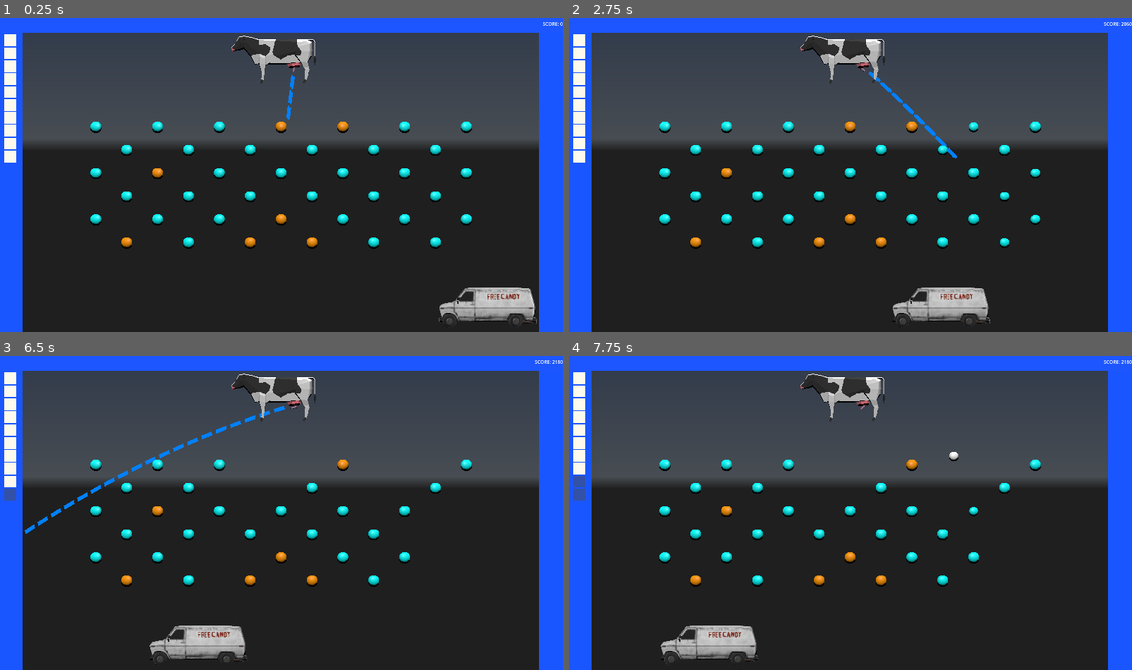
Above: before the commit, frames 1-4 (two rows, left to right).
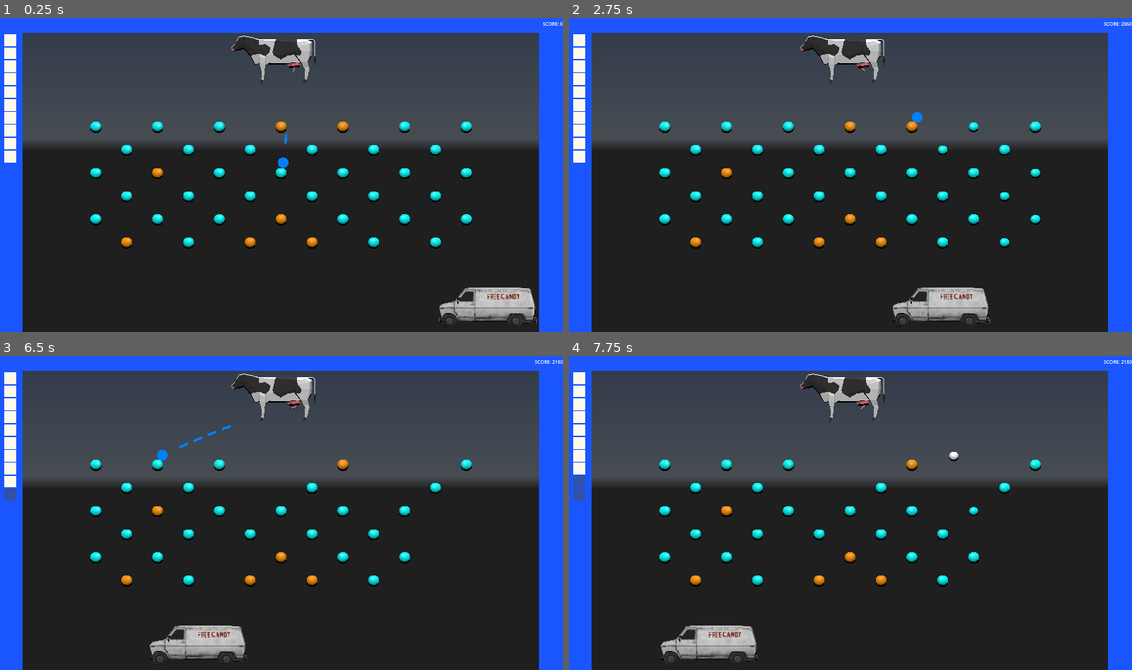
Above: after the commit, the same moments.

Repository: Temia116/Milke-2--Into-the-third-dimension
Game: Godot game, scene res://scenes/node_3d.tscn
Same seed, same stepped clock (60 frames per second), same inputs: the game is played once before the commit and once after it. A sky picture missing from this copy of the repository is replaced by a grey-blue gradient. Video files are missing from this copy of the repository; at most half a second of black plays in their place.
Inputs (mouse positions are in pixels of both pictures, inside the frame that each line leads up to):
- Up to frame 1 (0.25 s): no input
- Up to frame 2 (2.75 s): move the mouse to (974, 159) at 0.52 s; click (974, 159) at 0.67 s; move the mouse to (737, 190) at 1.27 s; click (737, 190) at 1.42 s; move the mouse to (906, 102) at 2.02 s; click (906, 102) at 2.17 s
- Up to frame 3 (6.5 s): move the mouse to (253, 575) at 2.77 s; click (253, 575) at 2.92 s; move the mouse to (450, 560) at 3.52 s; click (450, 560) at 3.67 s; move the mouse to (112, 462) at 4.27 s; click (112, 462) at 4.42 s; move the mouse to (309, 513) at 5.02 s; click (309, 513) at 5.17 s; move the mouse to (197, 431) at 5.77 s; click (197, 431) at 5.92 s
- Up to frame 4 (7.75 s): move the mouse to (974, 497) at 6.52 s; click (974, 497) at 6.67 s; move the mouse to (737, 528) at 7.27 s; click (737, 528) at 7.42 s

The runs differ from the first frame. In frame 1, 0.1% of the frame differs, in the area x 49-53%, y 18-48%; in frame 2, 0.2%; in frame 3, 0.5%, in the area x 4-51%, y 15-57%; in frame 4, nothing differs.

Commit message:
fart
bbaaswdasd

Diff:
--- a/WhiteBall.gd
+++ b/WhiteBall.gd
@@ -1,9 +1,13 @@
+# WhiteBall.gd
 extends RigidBody3D
 
 signal ball_exited
 
 var exited = false
 var hit_pegs = []
+var stuck_timer = 0.0
+const STUCK_THRESHOLD = 2.0  # seconds of low movement before forcing exit
+const STUCK_SPEED = 0.3      # below this speed counts as "stuck"
 
 func _ready():
 	body_entered.connect(_on_body_entered)
@@ -13,11 +17,23 @@
 		hit_pegs.append(body)
 		body.on_hit()
 
-func _process(_delta):
+func _process(delta):
 	if global_position.y < -20.0 and not exited:
-		exited = true
-		for peg in hit_pegs:
-			if is_instance_valid(peg):
-				peg.on_ball_exited()
-		ball_exited.emit()
-		queue_free()
+		_force_exit()
+		return
+
+	# Stuck detection
+	if linear_velocity.length() < STUCK_SPEED:
+		stuck_timer += delta
+		if stuck_timer >= STUCK_THRESHOLD and not exited:
+			_force_exit()
+	else:
+		stuck_timer = 0.0
+
+func _force_exit():
+	exited = true
+	for peg in hit_pegs:
+		if is_instance_valid(peg):
+			peg.on_ball_exited()
+	ball_exited.emit()
+	queue_free()
--- a/scenes/node_3d.gd
+++ b/scenes/node_3d.gd
@@ -17,7 +17,6 @@
 	aim_mesh = ImmediateMesh.new()
 	aim_mesh_instance = MeshInstance3D.new()
 	aim_mesh_instance.mesh = aim_mesh
-
 	var mat = StandardMaterial3D.new()
 	mat.albedo_color = Color(0.0, 0.5, 1.0)
 	mat.shading_mode = BaseMaterial3D.SHADING_MODE_UNSHADED
@@ -34,20 +33,21 @@
 	var origin = udder_spawn.global_position
 	var target = _get_cursor_world_pos()
 
-	# Force target below the udder
 	if target.y >= origin.y - 0.5:
 		target.y = origin.y - 0.5
 
 	var to_target = target - origin
-
-	# Clamp direction to a max angle from straight down
-	var max_angle_deg = 75.0
+	var max_angle_deg = 85.0
 	var down = Vector3(0, -1, 0)
 	var dir = to_target.normalized()
-	var angle = rad_to_deg(acos(dir.dot(down)))
+	var angle = rad_to_deg(acos(clamp(dir.dot(down), -1.0, 1.0)))
+
 	if angle > max_angle_deg:
-		# Lerp back toward straight down
-		dir = down.lerp(dir.normalized(), max_angle_deg / angle).normalized()
+		var axis = down.cross(dir)
+		if axis.length() < 0.001:
+			axis = Vector3(0, 0, 1)
+		axis = axis.normalized()
+		dir = down.rotated(axis, deg_to_rad(max_angle_deg))
 
 	return dir * launch_speed
 
@@ -61,10 +61,8 @@
 	if ball_scene == null:
 		push_error("No ball_scene assigned!")
 		return
-
 	can_shoot = false
 	GameManager.on_ball_lost()
-
 	var ball = ball_scene.instantiate()
 	get_tree().root.add_child(ball)
 	ball.global_position = udder_spawn.global_position
@@ -77,67 +75,70 @@
 	if not can_shoot:
 		return
 
-	var pos = udder_spawn.global_position
-	var velocity = _get_launch_velocity()
+	var sim_pos = udder_spawn.global_position
+	var sim_vel = _get_launch_velocity()
 	var gravity_vec = Vector3(0, GRAVITY * GRAVITY_SCALE, 0)
 	var space = get_world_3d().direct_space_state
-	aim_mesh.surface_begin(Mesh.PRIMITIVE_TRIANGLES)
 
-	var sim_pos = pos
-	var sim_vel = velocity
-	var sim_dt = 0.04  # smaller step = evenly spaced dots
+	var sim_dt = 0.04
 	var steps = 80
 	var dot_accum = 0.0
-	var dot_spacing = 1.0  # fixed world-space spacing
-	var pill_half_len = 0.35
-	var pill_radius = 0.12
-	var pill_segs = 6
+	var dot_spacing = 1.0
+	var pill_half_len = 0.3
+	var pill_radius = 0.08
+	var min_draw_distance = 3.5
+	var start_pos = udder_spawn.global_position
+
+	aim_mesh.surface_begin(Mesh.PRIMITIVE_TRIANGLES)
 
 	for _i in range(steps):
 		var next_pos = sim_pos + sim_vel * sim_dt + 0.5 * gravity_vec * sim_dt * sim_dt
 		sim_vel += gravity_vec * sim_dt
 
-		var query = PhysicsRayQueryParameters3D.create(sim_pos, next_pos)
-		query.collide_with_areas = true
-		query.collide_with_bodies = true
-		query.collision_mask = 1
-		var result = space.intersect_ray(query)
-		if result.size() > 0:
-			break
+		var dist_from_origin = sim_pos.distance_to(start_pos)
 
-		var seg_len = sim_pos.distance_to(next_pos)
-		dot_accum += seg_len
-		while dot_accum >= dot_spacing:
-			dot_accum -= dot_spacing
-			var frac = 1.0 - (dot_accum / seg_len)
-			var center = sim_pos.lerp(next_pos, frac)
-			var travel_dir = (next_pos - sim_pos).normalized()
-			var p0 = center - travel_dir * pill_half_len
-			var p1 = center + travel_dir * pill_half_len
-			var perp = Vector3(-travel_dir.y, travel_dir.x, 0).normalized() * pill_radius
-			aim_mesh.surface_add_vertex(p0 - perp)
-			aim_mesh.surface_add_vertex(p1 - perp)
-			aim_mesh.surface_add_vertex(p1 + perp)
-			aim_mesh.surface_add_vertex(p0 - perp)
-			aim_mesh.surface_add_vertex(p1 + perp)
-			aim_mesh.surface_add_vertex(p0 + perp)
-			for s in range(pill_segs):
-				var a0 = PI * 0.5 + PI * s / pill_segs
-				var a1 = PI * 0.5 + PI * (s + 1) / pill_segs
-				var t0 = Vector3(cos(a0), sin(a0), 0) * pill_radius
-				var t1 = Vector3(cos(a1), sin(a1), 0) * pill_radius
-				aim_mesh.surface_add_vertex(p0)
-				aim_mesh.surface_add_vertex(p0 + t0)
-				aim_mesh.surface_add_vertex(p0 + t1)
-				a0 = -PI * 0.5 + PI * s / pill_segs
-				a1 = -PI * 0.5 + PI * (s + 1) / pill_segs
-				t0 = Vector3(cos(a0), sin(a0), 0) * pill_radius
-				t1 = Vector3(cos(a1), sin(a1), 0) * pill_radius
-				aim_mesh.surface_add_vertex(p1)
-				aim_mesh.surface_add_vertex(p1 + t0)
-				aim_mesh.surface_add_vertex(p1 + t1)
+		# Only check for collisions once we're clear of the cow/udder
+		if dist_from_origin > min_draw_distance:
+			var sphere_params = PhysicsShapeQueryParameters3D.new()
+			var sphere_shape = SphereShape3D.new()
+			sphere_shape.radius = 0.4
+			sphere_params.shape = sphere_shape
+			sphere_params.transform = Transform3D(Basis(), sim_pos)
+			sphere_params.motion = next_pos - sim_pos
+			sphere_params.collide_with_bodies = true
+			sphere_params.collision_mask = 1
+			var result = space.cast_motion(sphere_params)
+			if result[0] < 1.0:
+				sim_pos = sim_pos.lerp(next_pos, result[0])
+				break
+
+			var seg_len = sim_pos.distance_to(next_pos)
+			dot_accum += seg_len
+			while dot_accum >= dot_spacing:
+				dot_accum -= dot_spacing
+				var frac = 1.0 - (dot_accum / seg_len)
+				var center = sim_pos.lerp(next_pos, frac)
+				var travel_dir = (next_pos - sim_pos).normalized()
+				var p0 = center - travel_dir * pill_half_len
+				var p1 = center + travel_dir * pill_half_len
+				var perp = Vector3(-travel_dir.y, travel_dir.x, 0).normalized() * pill_radius
+				aim_mesh.surface_add_vertex(p0 - perp)
+				aim_mesh.surface_add_vertex(p1 - perp)
+				aim_mesh.surface_add_vertex(p1 + perp)
+				aim_mesh.surface_add_vertex(p0 - perp)
+				aim_mesh.surface_add_vertex(p1 + perp)
+				aim_mesh.surface_add_vertex(p0 + perp)
 
 		sim_pos = next_pos
+
+	var radius = 0.35
+	var segments = 16
+	for i in range(segments):
+		var angle_a = (float(i) / segments) * TAU
+		var angle_b = (float(i + 1) / segments) * TAU
+		aim_mesh.surface_add_vertex(sim_pos)
+		aim_mesh.surface_add_vertex(sim_pos + Vector3(cos(angle_a) * radius, sin(angle_a) * radius, 0))
+		aim_mesh.surface_add_vertex(sim_pos + Vector3(cos(angle_b) * radius, sin(angle_b) * radius, 0))
 
 	aim_mesh.surface_end()
 
